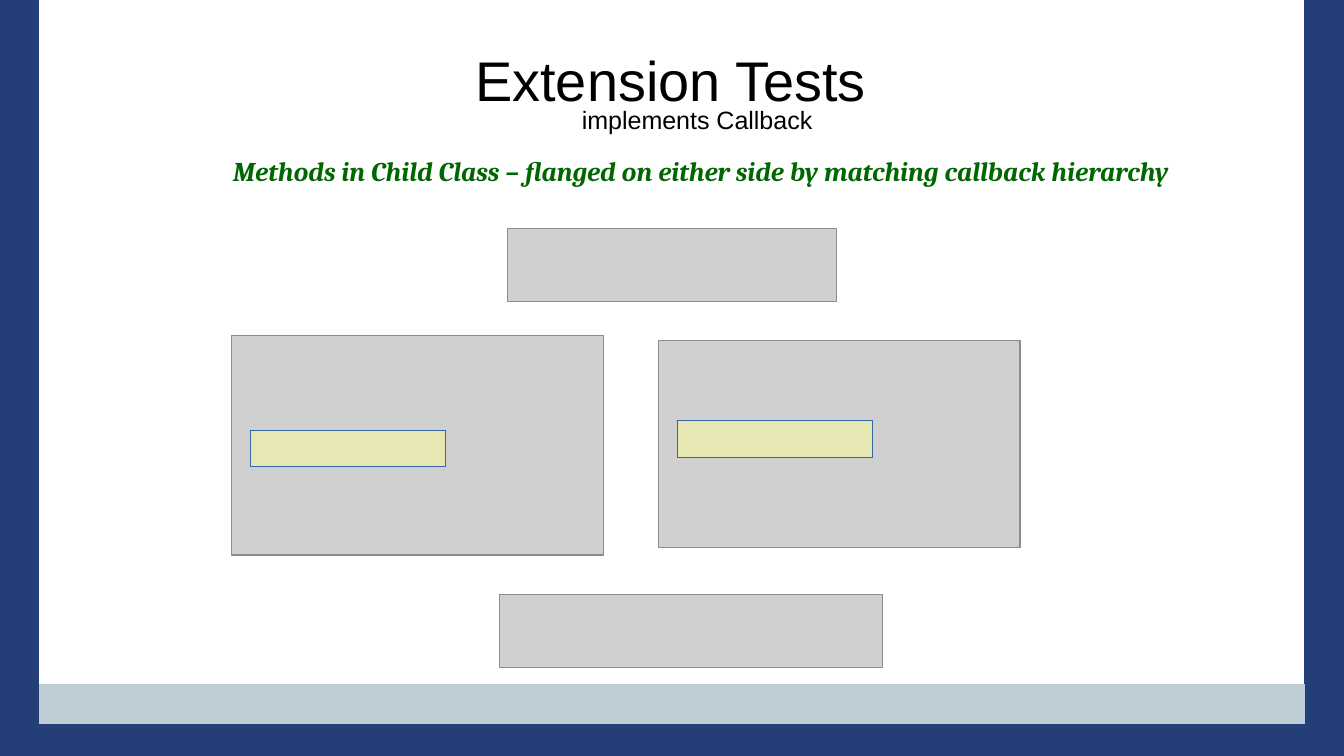
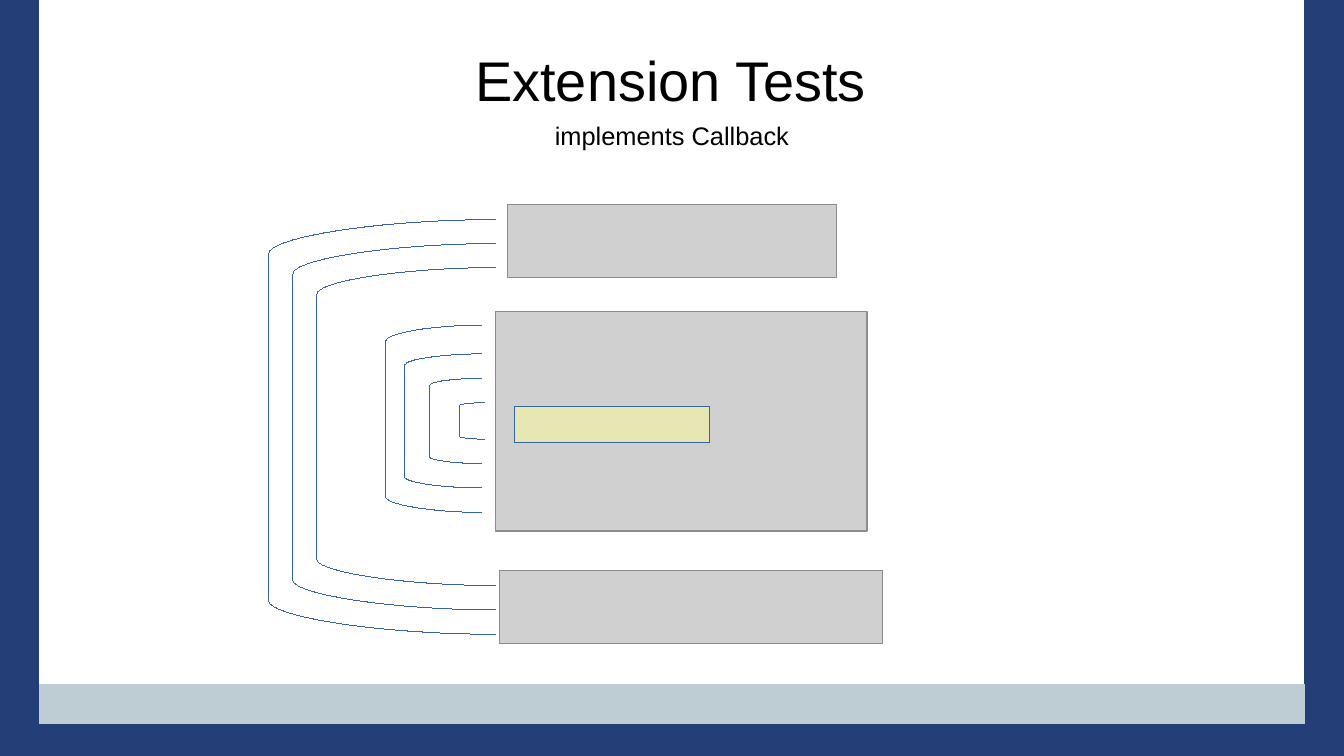
Before and after one commit to PennState/junit5-presentation, a slide deck: slide 55 of src/site/presentation/Junit5_Presentation_JavaOne_2016.odp (slide 50 before the commit). Drawn at 1344x756 pixels with LibreOffice and Linux fonts; fonts in the diff are those of the drawing; grey boxes stand for pictures; background and template pictures are left out. Boxes give left, top, right and bottom in pixels: in the first picture for what was removed or moved away, otherwise in the second. Text is boxed around its words. In the diff, an @@ line names an element or a change of style, - is before the commit and + after.

```diff
--- a/src/site/presentation/Junit5_Presentation_JavaOne_2016.odp
+++ b/src/site/presentation/Junit5_Presentation_JavaOne_2016.odp
@@ title "implements Callback": place and size @@
-title "implements Callback" at (582,111,812,134)
+title "implements Callback" at (555,126,789,151)
@@ title "implements Callback" at (555,126,789,151): size 14.8 to 15 pt; alignment left to centre; indent changed; vertical alignment top to middle @@
@@ title removed at (233,162,1168,187) @@
-Methods in Child Class – flanged on either side by matching callback hierarchy
@@ picture: place and size @@
-picture at (507,229,837,302)
+picture at (507,205,837,278)
@@ group added at (268,220,496,634): 7 freeform shapes @@
@@ picture: place and size @@
-picture at (659,340,1021,548)
+picture at (496,312,868,532)
@@ picture removed at (232,335,604,555) @@
@@ rectangle: place and size @@
-rectangle at (678,421,873,457)
+rectangle at (515,406,710,443)
@@ rectangle removed at (251,431,446,467) @@
@@ picture: place and size @@
-picture at (500,595,883,668)
+picture at (500,571,883,644)
```
Also in this commit, not shown: 46 other slides changed, 18 slides added, 8 slides removed.
